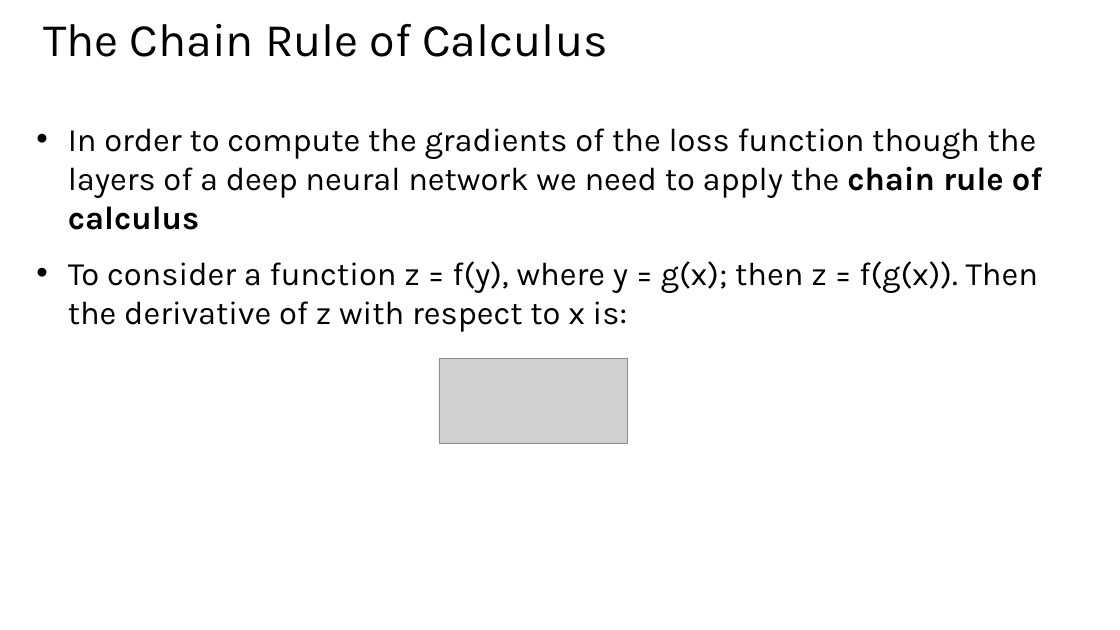
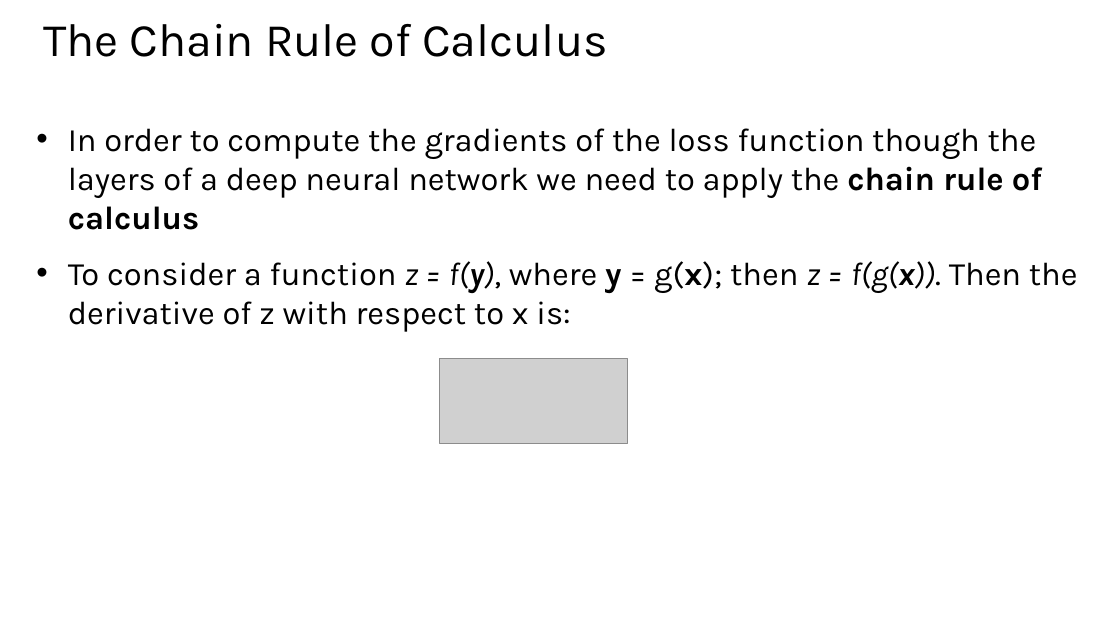
Before and after one commit to StephenElston/CSCI-E25, a slide deck: slide 37 of Slides/5_BuildingBlocksOfDeepLearning.pptx. Drawn at 1120x630 pixels with LibreOffice and Linux fonts; fonts in the diff are those of the drawing; grey boxes stand for pictures. Boxes give left, top, right and bottom in pixels: in the first picture for what was removed or moved away, otherwise in the second. Text is boxed around its words. In the diff, an @@ line names an element or a change of style, - is before the commit and + after.

```diff
--- a/Slides/5_BuildingBlocksOfDeepLearning.pptx
+++ b/Slides/5_BuildingBlocksOfDeepLearning.pptx
@@ text at (x1=68, y1=261, x2=1078, y2=332): bold on in "f(y), y g(x); f(g(x))."; italic on in "z = f(y), z = f(g(x))." @@
```
Also in this commit, not shown: 1 other slide changed, 3 slides added.
